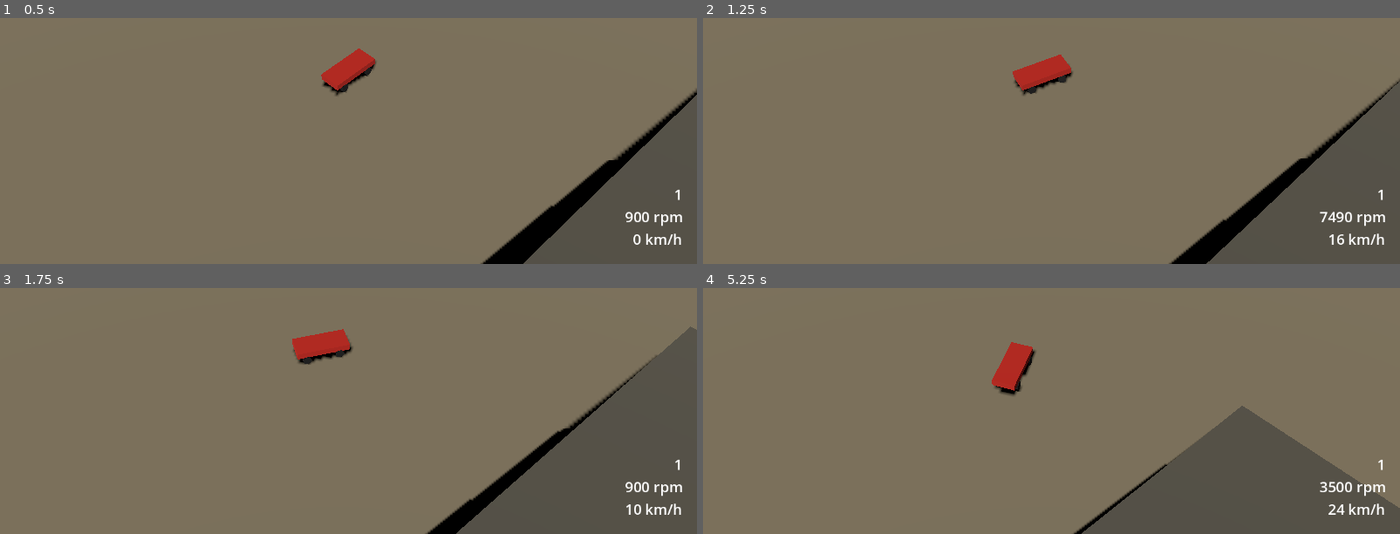
Above: before the commit, frames 1-4 (two rows, left to right).
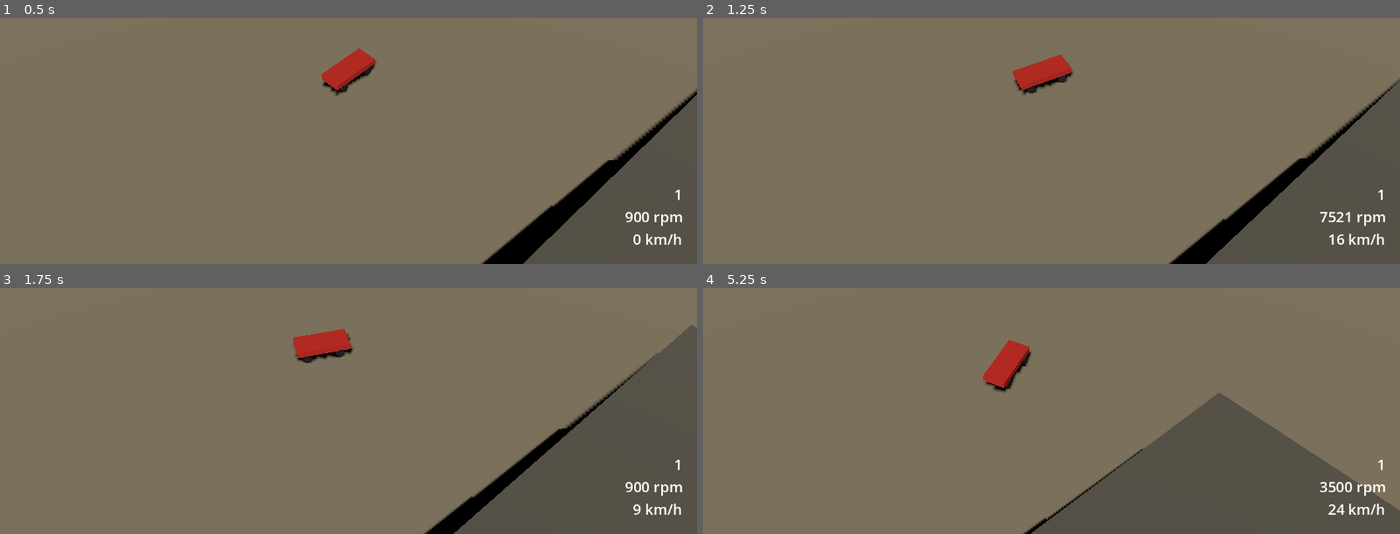
Above: after the commit, the same moments.

Repository: JulianHeissinger/RallyGame
Game: Godot game, scene res://scenes/test/handling_test.tscn
Same seed, same stepped clock (60 frames per second), same inputs: the game is played once before the commit and once after it. The project has no main scene, so this scene is started directly.
Inputs:
- Up to frame 1 (0.5 s): no input
- Up to frame 2 (1.25 s): hold D (steer_right) from 0.53 s (still down); hold W (throttle) from 0.53 s (still down)
- Up to frame 3 (1.75 s): release D (steer_right) at 1.28 s; release W (throttle) at 1.28 s; hold S (brake) from 1.28 s (still down); tap W (throttle) at 1.35 s
- Up to frame 4 (5.25 s): release S (brake) at 2.03 s; hold D (steer_right) 2.03-2.78 s; hold W (throttle) 2.03-2.78 s; hold Shift (shift_up) 2.78-3.53 s; tap W (throttle) at 2.85, 4.35 s; hold W (throttle) 3.53-4.28 s; hold A (steer_left) 3.53-5.03 s; hold S (brake) from 5.03 s (still down); hold W (throttle) from 5.03 s (still down)

Frame 1 is identical in both runs. In frame 2, 0.3% of the frame differs, in the area x 44-100%, y 14-100%; in frame 3, 0.8%; in frame 4, 4.5%, in the area x 40-100%, y 21-100%.

Commit message:
fix: let countersteer lock follow body slip angle

Diff:
--- a/scripts/car/car.gd
+++ b/scripts/car/car.gd
@@ -28,6 +28,11 @@
 	# Max lock shrinks with speed so full input stays near the tires' peak slip angle.
 	var lock_t := clampf(linear_velocity.length() / stats.get_stat("steer_reduction_speed"), 0.0, 1.0)
 	var max_lock := lerpf(stats.get_stat("max_steer_angle_deg"), stats.get_stat("min_steer_angle_deg"), lock_t)
+	# Steering toward the slide adds the body slip angle, so countersteer can follow the slide.
+	var v_right := linear_velocity.dot(global_basis.x)
+	if input.steer * v_right > 0.0:
+		var body_slip := rad_to_deg(atan2(absf(v_right), absf(linear_velocity.dot(-global_basis.z))))
+		max_lock = minf(max_lock + body_slip, stats.get_stat("max_steer_angle_deg"))
 	var steer_angle := -input.steer * deg_to_rad(max_lock)
 	for wheel in wheels:
 		if wheel.steerable:
